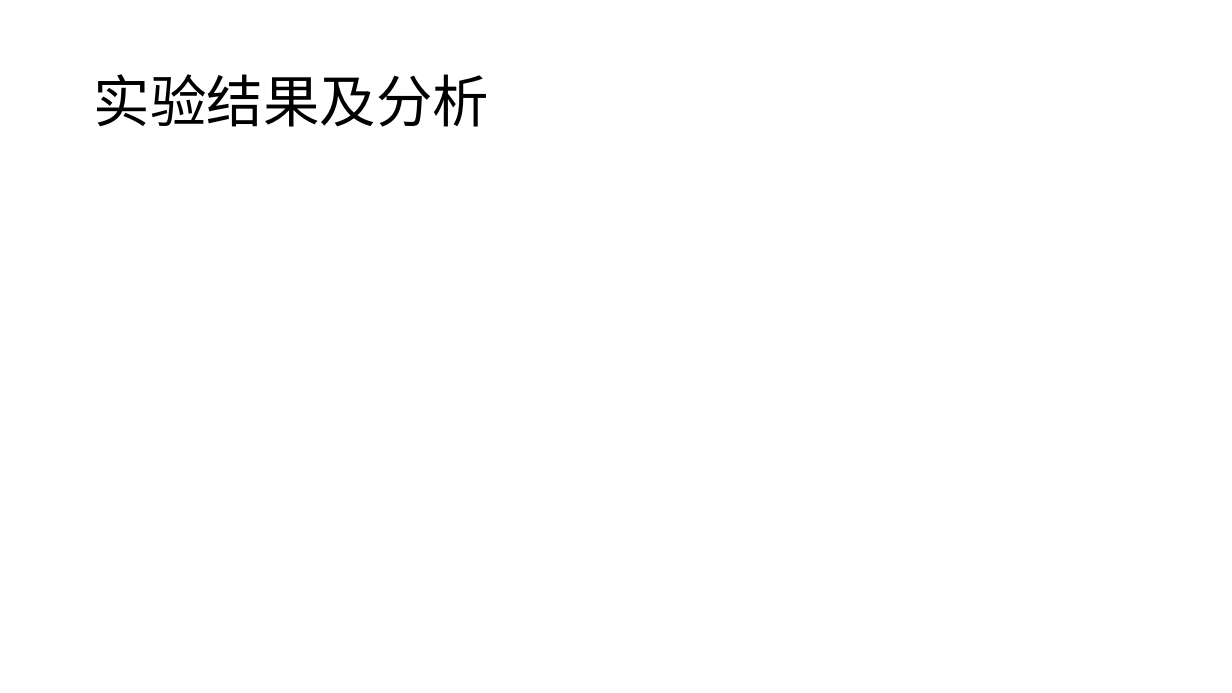
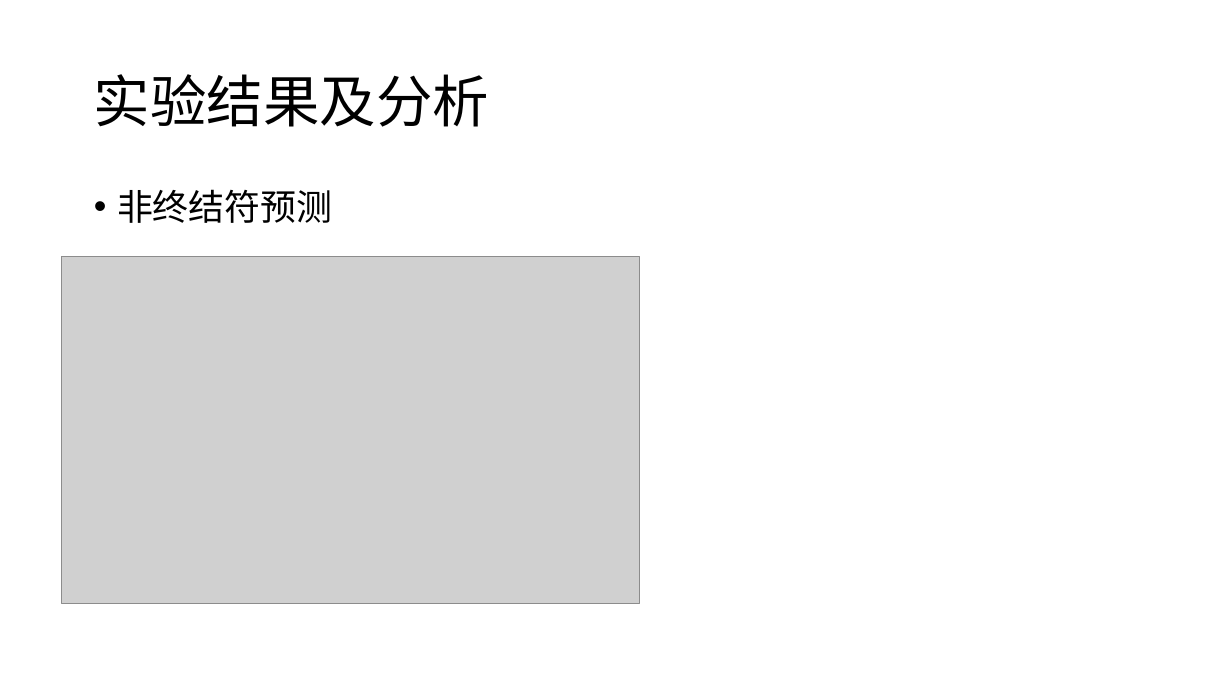
Before and after one commit to sfzhou5678/lstm, a slide deck: slide 25 of 毕业答辩.pptx (slide 10 before the commit). Drawn at 1232x693 pixels with LibreOffice and Linux fonts; fonts in the diff are those of the drawing; grey boxes stand for pictures. Boxes give left, top, right and bottom in pixels: in the first picture for what was removed or moved away, otherwise in the second. Text is boxed around its words. In the diff, an @@ line names an element or a change of style, - is before the commit and + after.

```diff
--- a/毕业答辩.pptx
+++ b/毕业答辩.pptx
@@ text added at (117, 189, 332, 223), 28 pt, text #000000 @@
+• 非终结符预测
@@ picture added at (62, 257, 640, 604) @@
```
Also in this commit, not shown: 5 other slides changed, 20 slides added, 5 slides removed, 1 other file.
